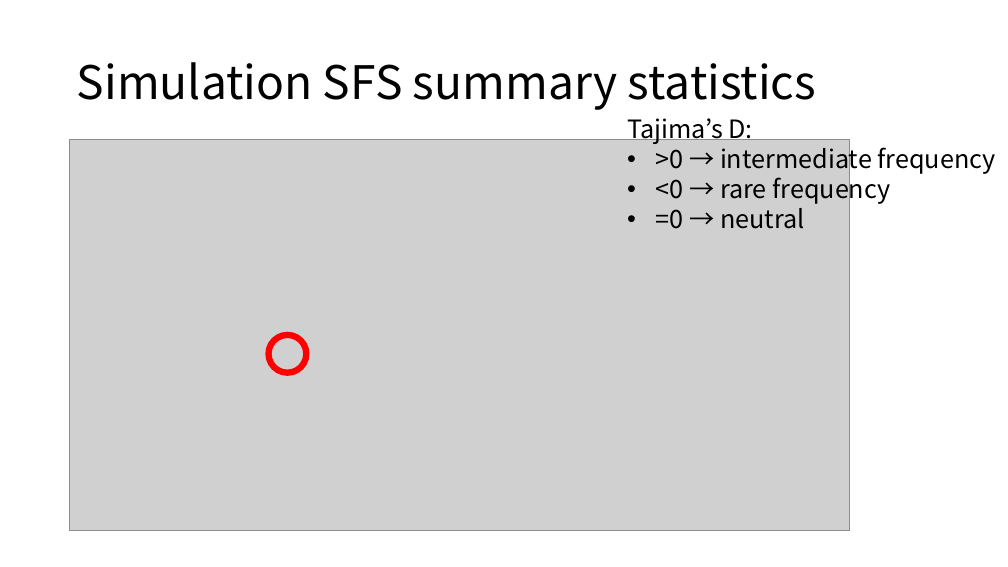
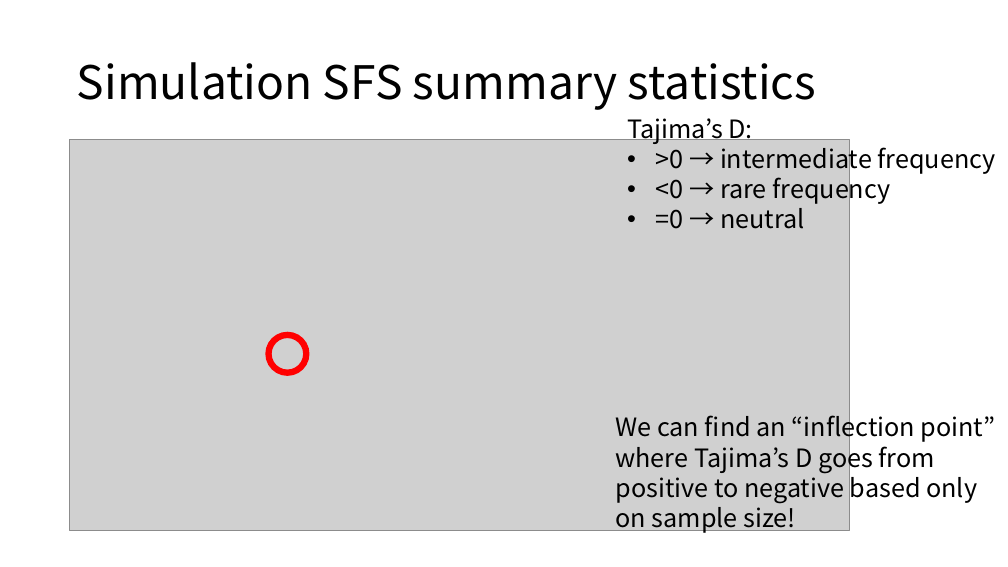
Before and after one commit to jon-mah/sample_size_demography, a slide deck: slide 7 of Summary/20250626_lab_meeting.pptx. Drawn at 1008x567 pixels with LibreOffice and Linux fonts; fonts in the diff are those of the drawing; grey boxes stand for pictures. Boxes give left, top, right and bottom in pixels: in the first picture for what was removed or moved away, otherwise in the second. Text is boxed around its words. In the diff, an @@ line names an element or a change of style, - is before the commit and + after.

Commit message:
dadi simulations script

```diff
--- a/Summary/20250626_lab_meeting.pptx
+++ b/Summary/20250626_lab_meeting.pptx
@@ text added at bbox=[615, 411, 996, 534], 24 pt, text #000000 @@
+We can find an “inflection point” where Tajima’s D goes from positive to negative based only on sample size!
```
Also in this commit, not shown: 4 other slides changed, 36 slides added, 2 slides removed, 5 other files.
